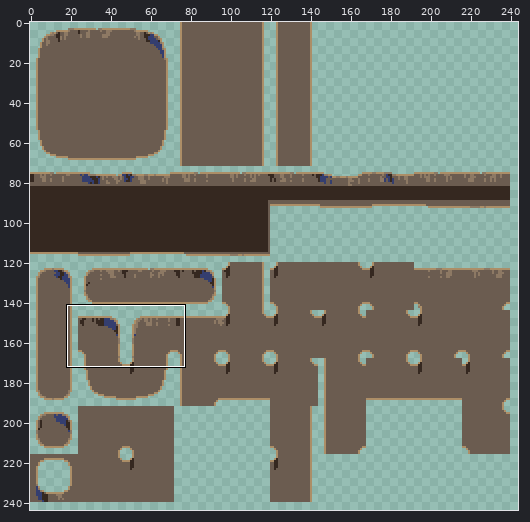
Edited in one commit: pixel-art file (assets_src/image/terrain/tilesets/cave_river_tileset.ase). Above: a wide view before the commit, with the close-up outlined.
Close-up. Before the commit:
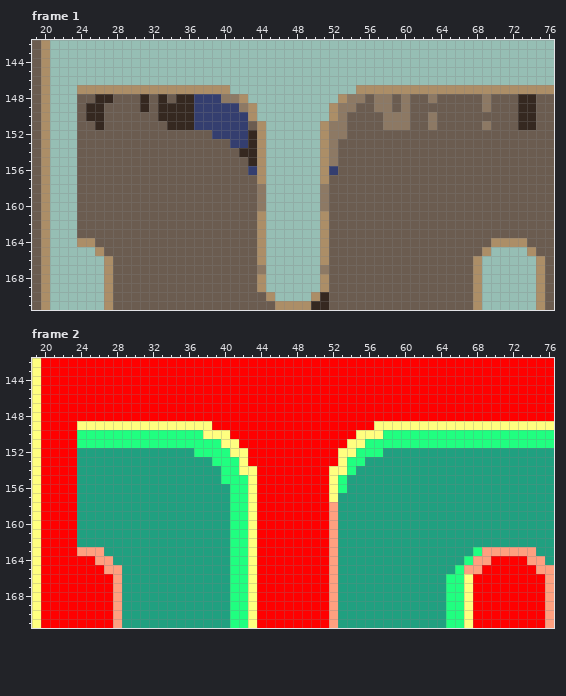
256x256 pixels, 2 frames. Shown: frame 1: x 19..76, y 142..171; frame 2: x 19..76, y 142..171. The wide view leaves out empty margins.
The result:
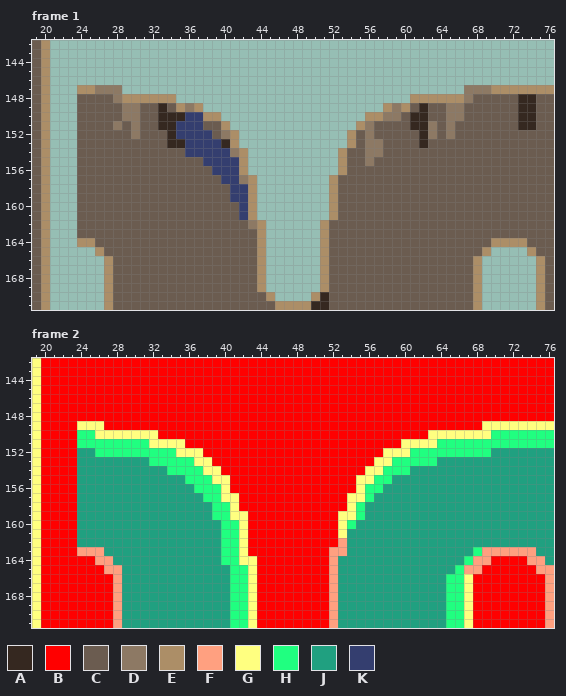
Palette (. is transparent): A #352820  B #ff0000  C #6b5c50  D #8d7964  E #ac8e67  F #ffa080  G #ffff80  H #20ff80  J #20a080  K #343e6f
From old to new:
Changed rows in their new state; - is an unchanged pixel.
Frame 1, layer "Layer 6 Copy":
first column x 25:
147 -DDD............--------------............DDD
148 -CCDEEEEEE........----------........EEEEEED-C
149 CC--DDC--CEDE......--------......EDE-A--DD--C
150 CC--DD-----K-EE....--------....EE--CAAC-DD---
151 -C-D-D--A-KK-CCE....------....ED-CCCAA--D---C
152 -----D---AKKKKCDE...------...E-D-----AD-D----
153 ---------AAKKKKAE...------...E-DD----A-------
154 -----------KKKKKDE..------..E--DD------------
155 -------------KKKKE..------..E--D-------------
156 --------------KKKE..------..E----------------
157 ---------------KKDE.------.E-----------------
158 ----------------KKE.------.E-----------------
159 ----------------KKE.------.E-----------------
160 -----------------KE.------.E-----------------
161 -----------------KE.------.E-----------------
162 ------------------D--------------------------
first column x 44:
167 E------E
Frame 2, layers "Outline", "Shadows", "Depth":
first column x 26:
149 -BBBBBBBBBBBB------------------BBBBBBBBBBBB-
150 GGGGGGGBBBBBBBB--------------BBBBBBBBGGGGGGG
151 ------GGGGBBBBBB------------BBBBBBGGGG------
152 HHHHHHHHHGGGBBBBB----------BBBBBGGGHHHHHHHHH
153 ------HHHHHGGBBBB----------BBBBGGHHHHH------
154 --------HHHHGGBBBB--------BBBBGGHHH---------
155 ----------HHHGGBBB--------BBBGGHH-----------
156 -----------HHHGBBB--------BBBGHH------------
157 ------------HHGGBB--------BBGGH-------------
158 -------------HHGBB--------BBGH--------------
159 -------------HHGGB--------BGGH--------------
160 --------------H-GB--------BGH---------------
161 --------------H-GB--------BG----------------
162 --------------H-GB--------BF----------------
163 --------------H-GB---------F----------------
164 --------------H-G---------------------------
Boxes around the changes in both close-ups, in picture pixels (x1, y1, x2, y2):
changed: (86, 85, 266, 229)
changed: (320, 85, 491, 220)
changed: (257, 265, 266, 274)
changed: (320, 265, 329, 274)
changed: (95, 421, 257, 565)
changed: (329, 421, 491, 556)
